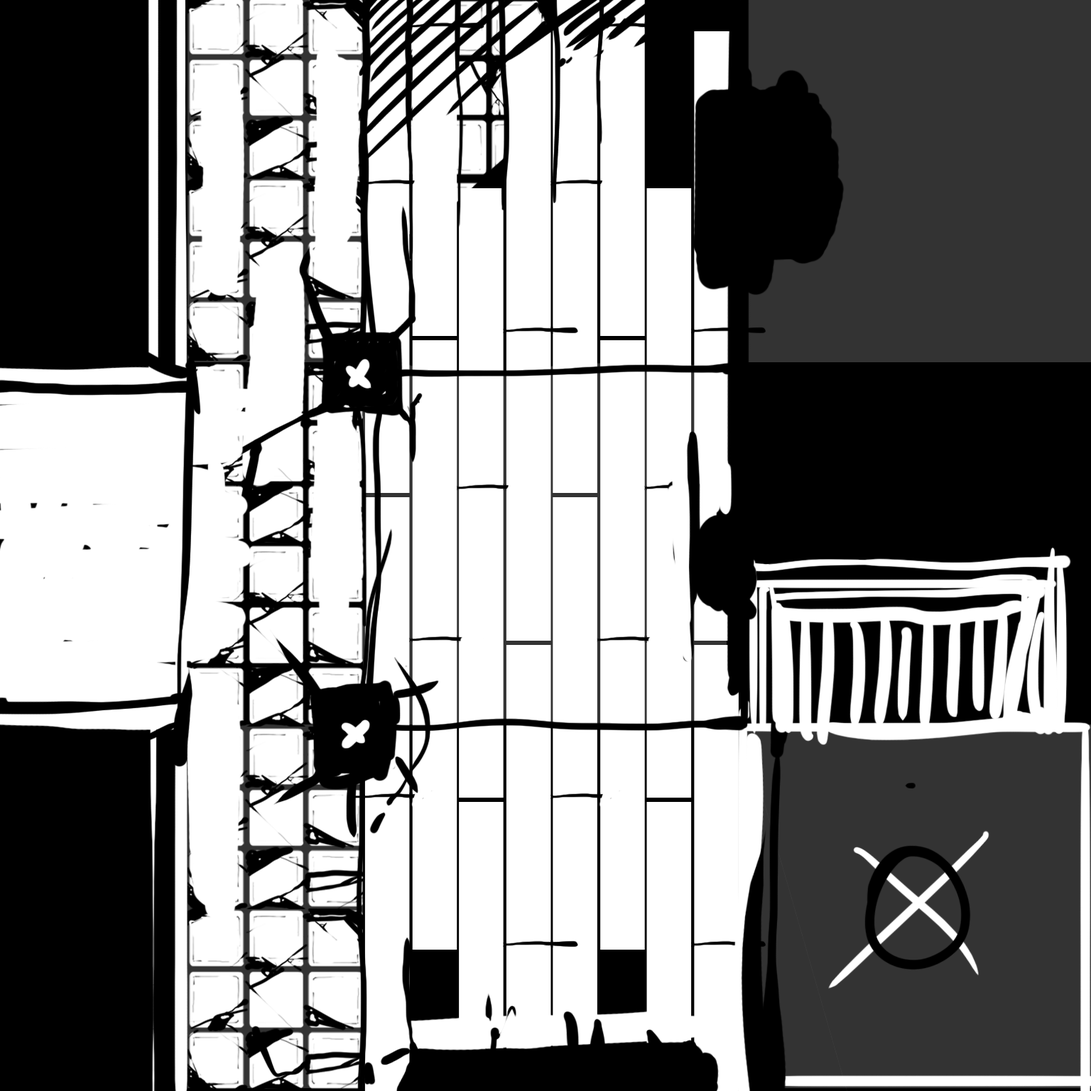
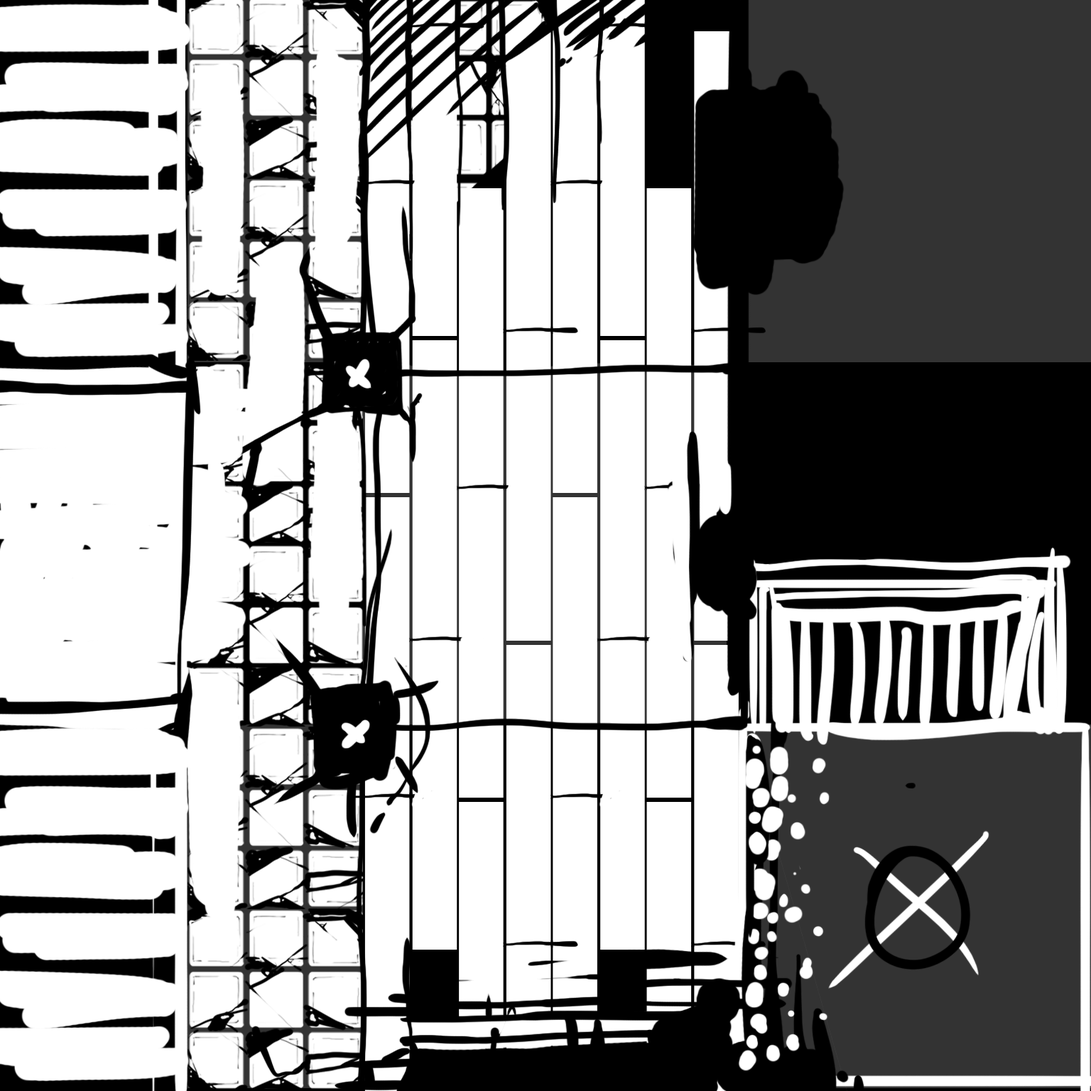
Comparing the layer stacks of the two 1091x1091 images. Changes:
added layer "Layer 9" above "Layer 8" over (738, 734, 831, 1072)
added layer "Layer 8" above "Layer 7 copy" over (334, 948, 865, 1091)
added layer "Layer 7 copy" above "Layer 7" over (0, 727, 190, 1083)
added layer "Layer 7" above "Layer 6" over (0, 3, 192, 359)
